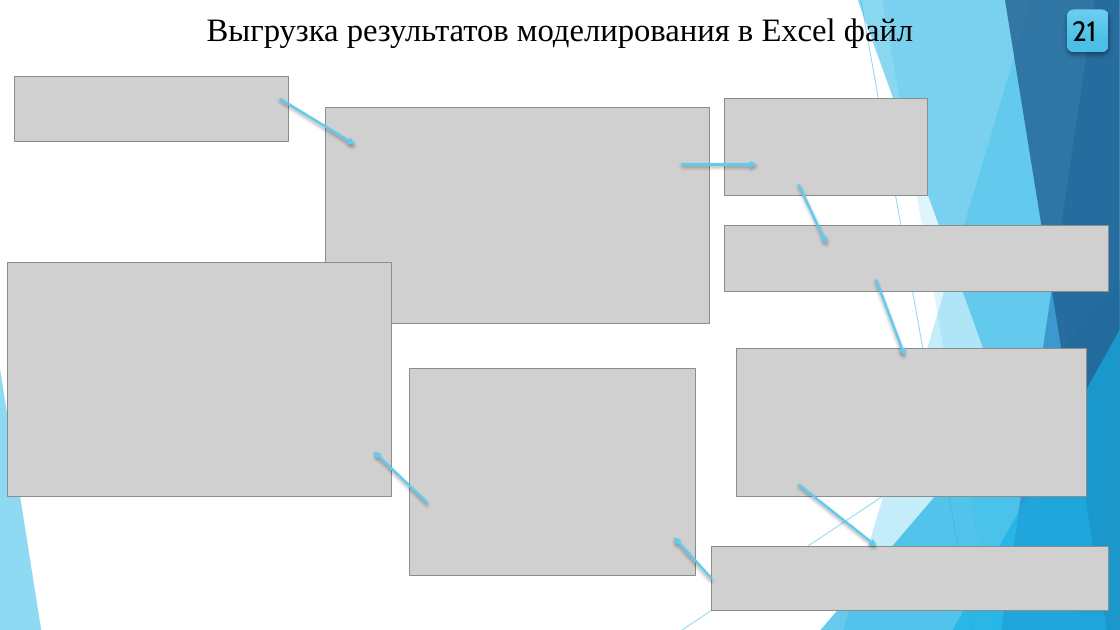
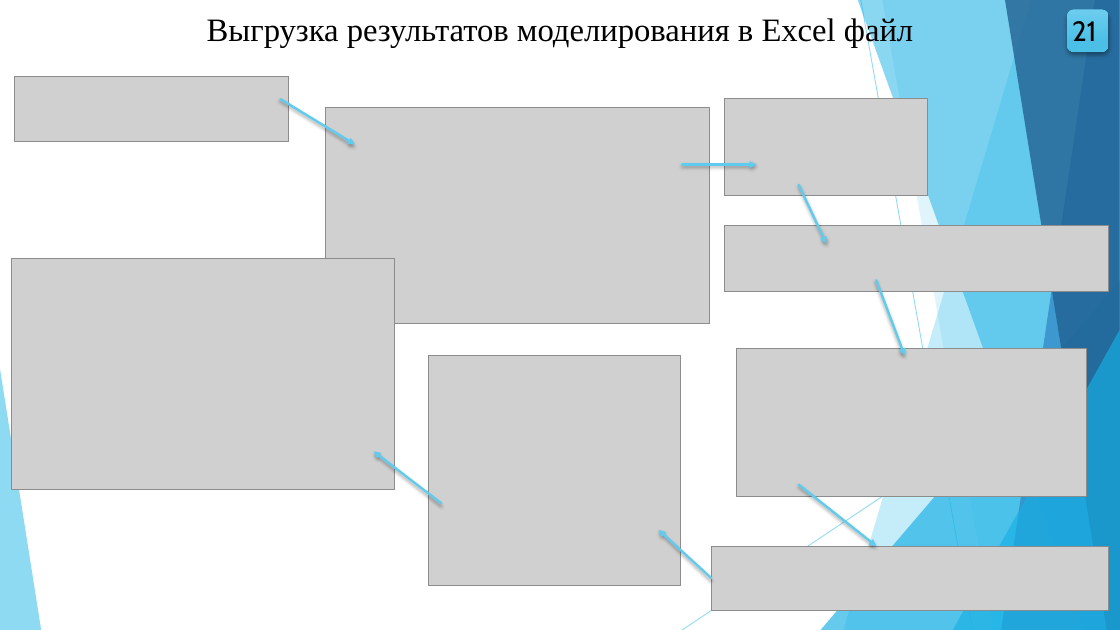
Before and after one commit to wolfufu/EpidemicModelsApp, a slide deck: slide 21 of VKR_Volkova_VMO41.pptx. Drawn at 1120x630 pixels with LibreOffice and Linux fonts; fonts in the diff are those of the drawing; grey boxes stand for pictures. Boxes give left, top, right and bottom in pixels: in the first picture for what was removed or moved away, otherwise in the second. Text is boxed around its words. In the diff, an @@ line names an element or a change of style, - is before the commit and + after.

```diff
--- a/VKR_Volkova_VMO41.pptx
+++ b/VKR_Volkova_VMO41.pptx
@@ picture: place and size @@
-picture at <box>8,263,392,497</box>
+picture at <box>11,258,395,490</box>
@@ picture: place and size @@
-picture at <box>409,369,696,576</box>
+picture at <box>429,355,680,586</box>
@@ arrow moved from (427, 502) - (374, 451) to (441, 503) - (374, 451) @@
@@ arrow moved from (712, 578) - (674, 538) to (712, 578) - (659, 530) @@
```
Also in this commit, not shown: 4 other slides changed, 6 other files.
